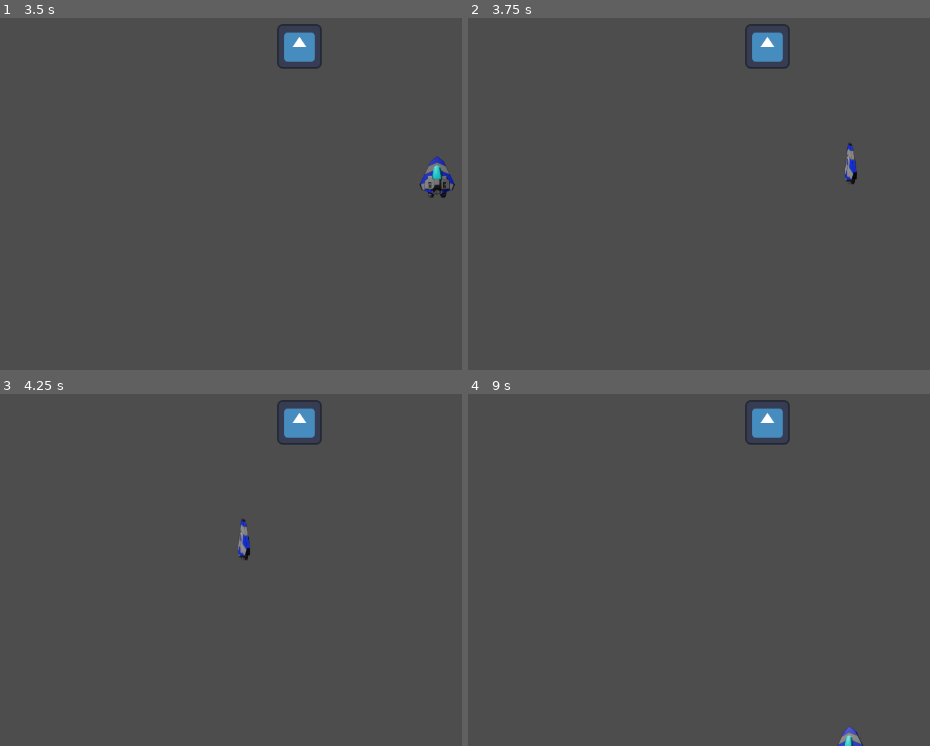
Above: before the commit, frames 1-4 (two rows, left to right).
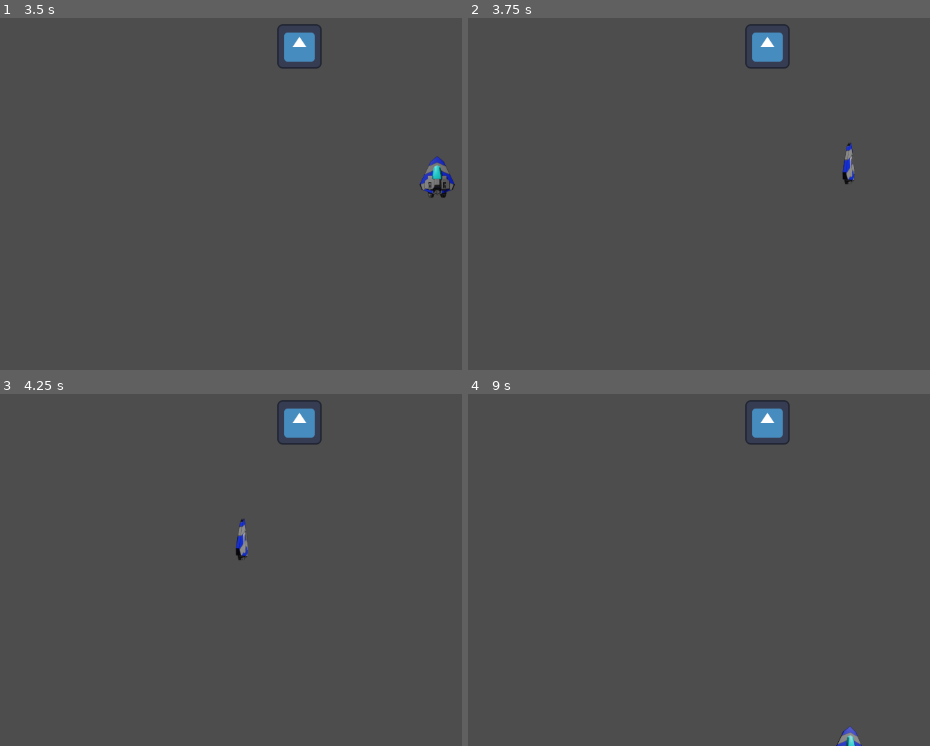
Above: after the commit, the same moments.

Repository: chessisme/Game
Game: Godot game, scene res://Scenes/Level.tscn
Same seed, same stepped clock (60 frames per second), same inputs: the game is played once before the commit and once after it. The engine's default icon, where the game draws it, is replaced by a stand-in: a white triangle on a blue panel in a dark square.
Inputs:
- Up to frame 1 (3.5 s): tap Enter at 0.5, 2.75 s; hold D (Move Right) 0.53-1.28 s; hold Space (Dodge) 0.53-1.28 s; hold S (Move Backward) 1.28-2.03 s; tap Space (Dodge) at 1.35, 2, 2.85 s; hold D (Move Right) 2.03-2.78 s; hold Space (Dodge) 2.03-2.78 s; hold W (Move Forward) from 2.78 s (still down)
- Up to frame 2 (3.75 s): release W (Move Forward) at 3.53 s; hold A (Move Left) from 3.53 s (still down); hold Space (Dodge) from 3.53 s (still down)
- Up to frame 3 (4.25 s): keep holding A (Move Left); keep holding Space (Dodge)
- Up to frame 4 (9 s): release Space (Dodge) at 4.28 s; tap Space (Dodge) every 1.5 s from 4.35 to 8.85 s; release A (Move Left) at 5.03 s; hold S (Move Backward) 5.03-5.78 s; hold Space (Dodge) 5.03-5.78 s; hold D (Move Right) 5.78-6.53 s; hold W (Move Forward) 6.53-7.28 s; hold Space (Dodge) 6.53-7.28 s; hold D (Move Right) 7.28-8.03 s; hold S (Move Backward) 8.03-8.78 s; hold Space (Dodge) 8.03-8.78 s; hold A (Move Left) from 8.78 s (still down)

Frame 1 is identical in both runs. In frame 2, 0.2% of the frame differs, in the area x 80-85%, y 35-48%; in frame 3, 0.2%, in the area x 51-55%, y 35-48%; in frame 4, less than 0.1%.

Commit message:
Update player.gd

Diff:
--- a/Scenes/player.gd
+++ b/Scenes/player.gd
@@ -32,6 +32,8 @@
 	#Dodge input
 	if (Input.is_action_pressed("Dodge")):
 		animation_state = "dodge"
+		if(player_movement_vector.x < 0):
+			animation_player.flip_h = true
 		animation_player.play("Flip")
 
 	#Animate the ship side to side
@@ -58,4 +60,5 @@
 func _animation_finished() -> void:
 	print("Animation Stoped")
 	animation_state = "normal"
+	animation_player.flip_h = false
 	animation_player.stop()
